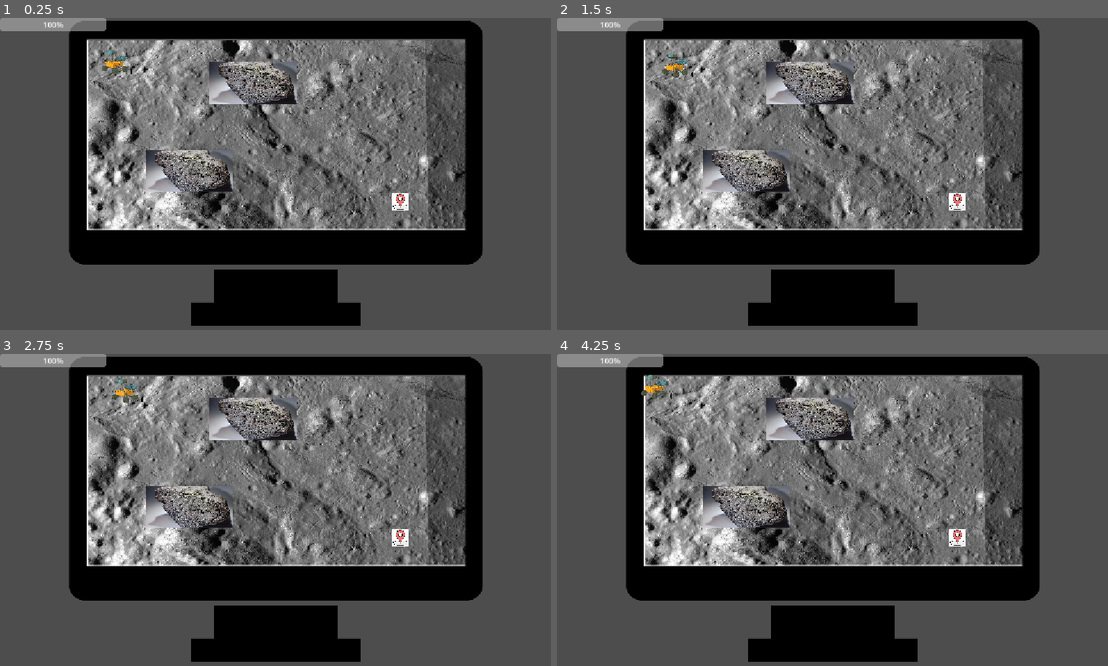
Above: before the commit, frames 1-4 (two rows, left to right).
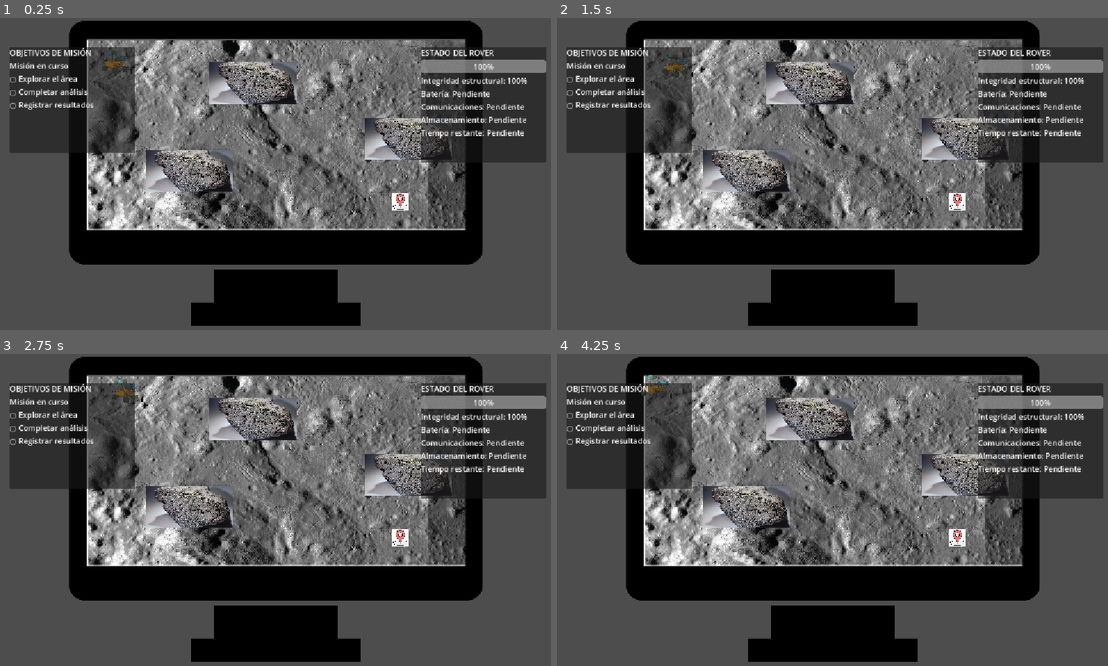
Above: after the commit, the same moments.

Repository: fernandaavila08/NASA2026
Game: Godot game, scene res://postn_2.tscn
Two runs of this game, one before a commit and one after it. Both use one fixed random seed, a clock stepped at 60 frames per second and the inputs below. This scene is started directly instead of the project's main scene.
Inputs:
- Up to frame 1 (0.25 s): no input
- Up to frame 2 (1.5 s): tap Enter at 0.5 s; hold Up (arriba) 0.53-1.28 s; tap Right (der) at 0.6 s; tap E (interactuar, bound only after the commit) at 0.8, 1.35 s; tap Space at 1.25 s; hold Down (abajo) from 1.28 s (still down)
- Up to frame 3 (2.75 s): tap Right (der) at 1.55, 2.1 s; release Down (abajo) at 2.03 s; hold Up (arriba) from 2.03 s (still down); tap E (interactuar, bound only after the commit) at 2.3 s
- Up to frame 4 (4.25 s): tap E (interactuar, bound only after the commit) at 2.85, 3.8 s; tap Right (der) at 3.05, 3.6 s; tap Enter at 3.5 s; release Up (arriba) at 3.53 s; hold Left (izq) from 3.53 s (still down)

The runs differ from the first frame. In frame 1, 15% of the frame differs, in the area x 0-100%, y 0-47%; in frame 2, 15%; in frame 3, 15%; in frame 4, 15%.

Commit message:
Metelo al main pls
No se que estoy haciendo pero esto sera lo ultimo que haga antes de dormir

Diff:
--- a/space/hud.gd
+++ b/space/hud.gd
@@ -1,7 +1,11 @@
 extends CanvasLayer
 
-@onready var barra: ProgressBar = $BarraIntegridad
+@onready var barra: ProgressBar = $PanelEstadoRover/ContenidoEstado/BarraIntegridad
+@onready var texto_integridad: Label = $PanelEstadoRover/ContenidoEstado/TextoIntegridad
 @onready var rover = get_parent().get_node("roversito/rover")
+
+@onready var panel_derrota = $PanelDerrota
+@onready var boton_reintentar = $PanelDerrota/Contenido/BotonReintentar
 
 
 func _ready() -> void:
@@ -9,6 +13,21 @@
 	barra.max_value = 100
 	barra.value = rover.obtener_integridad()
 
+	panel_derrota.hide()
+
+	rover.mision_fallida.connect(_al_finalizar_mision)
+	boton_reintentar.pressed.connect(_reiniciar_mision)
+
 
 func _process(_delta: float) -> void:
-	barra.value = rover.obtener_integridad()
+	var integridad = rover.obtener_integridad()
+	barra.value = integridad
+	texto_integridad.text = "Integridad estructural: " + str(int(integridad)) + "%"
+
+
+func _al_finalizar_mision() -> void:
+	panel_derrota.show()
+
+
+func _reiniciar_mision() -> void:
+	get_tree().reload_current_scene()
--- a/space/movimiento-rover.gd
+++ b/space/movimiento-rover.gd
@@ -1,5 +1,6 @@
 
 extends CharacterBody2D
+signal mision_fallida
 
 var integridad_estructural: float = 100.0
 @export var dano_por_choque: float = 10.0
@@ -31,5 +32,9 @@
 		print("¡Choque detectado!")
 		print("Integridad estructural: ", integridad_estructural, "%")
 
+		if integridad_estructural <= 0:
+			set_physics_process(false)
+			mision_fallida.emit()
+
 func obtener_integridad() -> float:
 	return integridad_estructural
--- a/space/postn_2.tscn
+++ b/space/postn_2.tscn
@@ -22,10 +22,10 @@
 size = Vector2(840, 71.5)
 
 [sub_resource type="RectangleShape2D" id="RectangleShape2D_p3vuq"]
-size = Vector2(1176.2593, 775.737)
+size = Vector2(1184.7264, 857.27997)
 
 [sub_resource type="RectangleShape2D" id="RectangleShape2D_0fo2p"]
-size = Vector2(137.5, 87)
+size = Vector2(130.5, 81.5)
 
 [sub_resource type="CircleShape2D" id="CircleShape2D_p3vuq"]
 radius = 21.633308
@@ -73,7 +73,7 @@
 texture = ExtResource("4_pdosi")
 
 [node name="Piedra1" type="CollisionShape2D" parent="Piedra1" unique_id=1320571592]
-position = Vector2(533, 134)
+position = Vector2(532.51746, 133)
 scale = Vector2(0.113979846, 0.09798432)
 shape = SubResource("RectangleShape2D_p3vuq")
 
@@ -86,7 +86,20 @@
 texture = ExtResource("4_pdosi")
 
 [node name="Piedra2" type="CollisionShape2D" parent="Piedra2" unique_id=1910193918]
-position = Vector2(-1164.6797, 1847.2344)
+position = Vector2(-1195.387, 1875.3)
+scale = Vector2(8.773481, 10.205714)
+shape = SubResource("RectangleShape2D_0fo2p")
+
+[node name="Piedra3" type="StaticBody2D" parent="." unique_id=286209205 groups=["obstaculos"]]
+position = Vector2(988.00006, 67)
+scale = Vector2(0.113979846, 0.09798432)
+
+[node name="Piedralunar3" type="Sprite2D" parent="Piedra3" unique_id=1593508935]
+position = Vector2(-1237.061, 1867.6458)
+texture = ExtResource("4_pdosi")
+
+[node name="Piedra3" type="CollisionShape2D" parent="Piedra3" unique_id=1720218513]
+position = Vector2(-1195.387, 1875.3)
 scale = Vector2(8.773481, 10.205714)
 shape = SubResource("RectangleShape2D_0fo2p")
 
@@ -119,7 +132,92 @@
 [node name="HUD" type="CanvasLayer" parent="." unique_id=1874400880]
 script = ExtResource("8_lkeu6")
 
-[node name="BarraIntegridad" type="ProgressBar" parent="HUD" unique_id=1810225944]
-offset_right = 220.0
-offset_bottom = 27.0
+[node name="PanelObjetivos" type="PanelContainer" parent="HUD" unique_id=70946289]
+anchors_preset = -1
+offset_left = 20.0
+offset_top = 60.0
+offset_right = 280.0
+offset_bottom = 280.0
+
+[node name="ContenidoObjetivos" type="VBoxContainer" parent="HUD/PanelObjetivos" unique_id=792670452]
+layout_mode = 2
+
+[node name="TituloObjetivos" type="Label" parent="HUD/PanelObjetivos/ContenidoObjetivos" unique_id=787244107]
+layout_mode = 2
+text = "OBJETIVOS DE MISIÓN"
+
+[node name="NombreMision" type="Label" parent="HUD/PanelObjetivos/ContenidoObjetivos" unique_id=1022802092]
+layout_mode = 2
+text = "	Misión en curso"
+
+[node name="Objetivo1" type="Label" parent="HUD/PanelObjetivos/ContenidoObjetivos" unique_id=1558555087]
+layout_mode = 2
+text = "○ Explorar el área"
+
+[node name="Objetivo2" type="Label" parent="HUD/PanelObjetivos/ContenidoObjetivos" unique_id=792507194]
+layout_mode = 2
+text = "	○ Completar análisis"
+
+[node name="Objetivo3" type="Label" parent="HUD/PanelObjetivos/ContenidoObjetivos" unique_id=1688149419]
+layout_mode = 2
+text = "	○ Registrar resultados"
+
+[node name="PanelEstadoRover" type="PanelContainer" parent="HUD" unique_id=1214031820]
+anchors_preset = -1
+anchor_left = 1.0
+anchor_right = 1.0
+offset_left = -280.0
+offset_top = 60.0
+offset_right = -20.0
+offset_bottom = 300.0
+grow_horizontal = 0
+
+[node name="ContenidoEstado" type="VBoxContainer" parent="HUD/PanelEstadoRover" unique_id=1486089475]
+layout_mode = 2
+
+[node name="TituloEstado" type="Label" parent="HUD/PanelEstadoRover/ContenidoEstado" unique_id=1665108263]
+layout_mode = 2
+text = "ESTADO DEL ROVER"
+
+[node name="BarraIntegridad" type="ProgressBar" parent="HUD/PanelEstadoRover/ContenidoEstado" unique_id=1810225944]
+layout_mode = 2
 value = 100.0
+metadata/_edit_use_anchors_ = true
+
+[node name="TextoIntegridad" type="Label" parent="HUD/PanelEstadoRover/ContenidoEstado" unique_id=1196277749]
+layout_mode = 2
+text = "	Estructura: 100%"
+
+[node name="TextoBateria" type="Label" parent="HUD/PanelEstadoRover/ContenidoEstado" unique_id=1219983397]
+layout_mode = 2
+text = "	Batería: Pendiente"
+
+[node name="TextoComunicaciones" type="Label" parent="HUD/PanelEstadoRover/ContenidoEstado" unique_id=1850603310]
+layout_mode = 2
+text = "	Comunicaciones: Pendiente"
+
+[node name="TextoAlmacenamiento" type="Label" parent="HUD/PanelEstadoRover/ContenidoEstado" unique_id=1598554892]
+layout_mode = 2
+text = "	Almacenamiento: Pendiente"
+
+[node name="TextoTiempo" type="Label" parent="HUD/PanelEstadoRover/ContenidoEstado" unique_id=442706088]
+layout_mode = 2
+text = "	Tiempo restante: Pendiente"
+
+[node name="PanelDerrota" type="PanelContainer" parent="HUD" unique_id=1858496501]
+visible = false
+offset_left = 391.0
+offset_top = 225.0
+offset_right = 748.0
+offset_bottom = 283.0
+
+[node name="Contenido" type="VBoxContainer" parent="HUD/PanelDerrota" unique_id=1470956940]
+layout_mode = 2
+
+[node name="Titulo" type="Label" parent="HUD/PanelDerrota/Contenido" unique_id=2102521655]
+layout_mode = 2
+text = "MISIÓN FALLIDA — ROVER FUERA DE SERVICIO"
+
+[node name="BotonReintentar" type="Button" parent="HUD/PanelDerrota/Contenido" unique_id=67269622]
+layout_mode = 2
+text = "Reintentar misión"
--- a/space/project.godot
+++ b/space/project.godot
@@ -51,7 +51,7 @@
 , Object(InputEventKey,"resource_local_to_scene":false,"resource_name":"","device":-1,"window_id":0,"alt_pressed":false …(183 unchanged characters)…
 ]
 }
-action_name={
+interactuar={
 "deadzone": 0.2,
 "events": [Object(InputEventKey,"resource_local_to_scene":false,"resource_name":"","device":-1,"window_id":0,"alt_press …(192 unchanged characters)…
 ]
